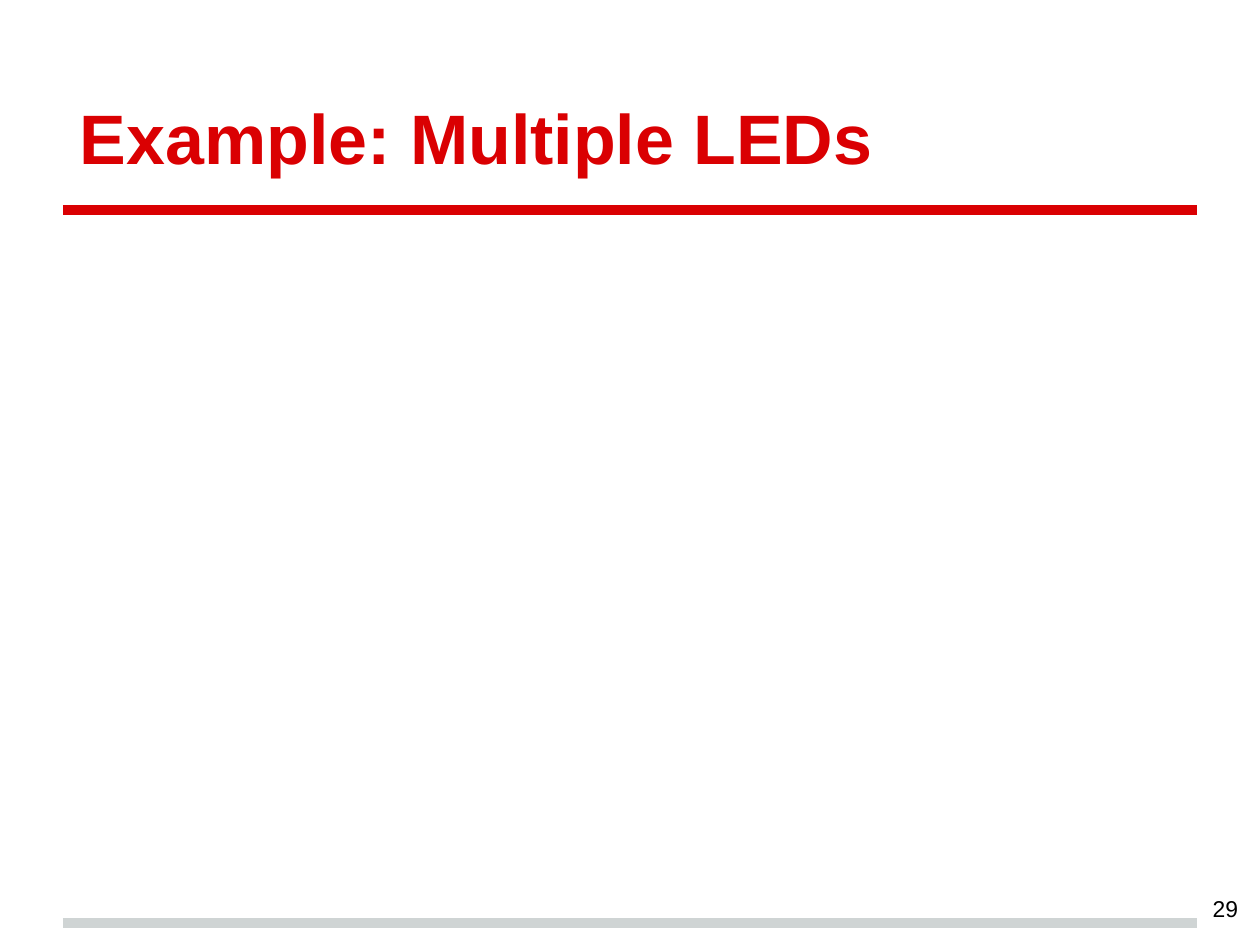
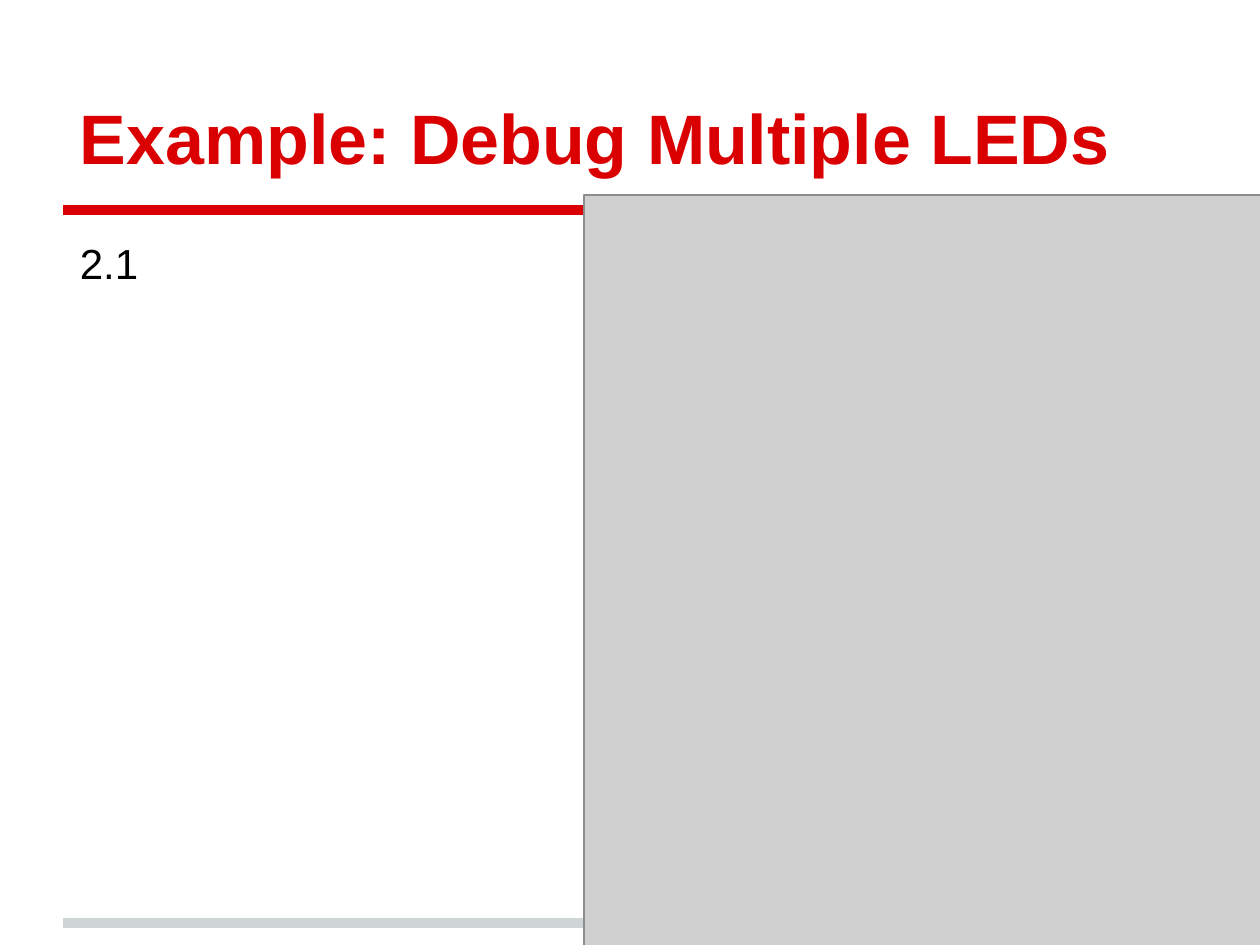
Before and after one commit to crgallac/Course, a slide deck: slide 33 of CourseHaplet.pptx (slide 29 before the commit). Drawn at 1260x945 pixels with LibreOffice and Linux fonts; fonts in the diff are those of the drawing; grey boxes stand for pictures. Boxes give left, top, right and bottom in pixels: in the first picture for what was removed or moved away, otherwise in the second. Text is boxed around its words. In the diff, an @@ line names an element or a change of style, - is before the commit and + after.

Commit message:
add the first three examples

```diff
--- a/CourseHaplet.pptx
+++ b/CourseHaplet.pptx
@@ title at <box>80,113,1109,177</box>: text changed @@
-Example: Multiple LEDs
+Example: Debug Multiple LEDs
@@ picture added at <box>583,195,1260,945</box> @@
@@ text added at <box>80,249,138,279</box>, 18 pt, text #000000 @@
+2.1
@@ page number removed at <box>1213,901,1238,918</box> @@
-29
```
Also in this commit, not shown: 9 other slides changed, 12 slides added, 2 slides removed, 6 other files.
